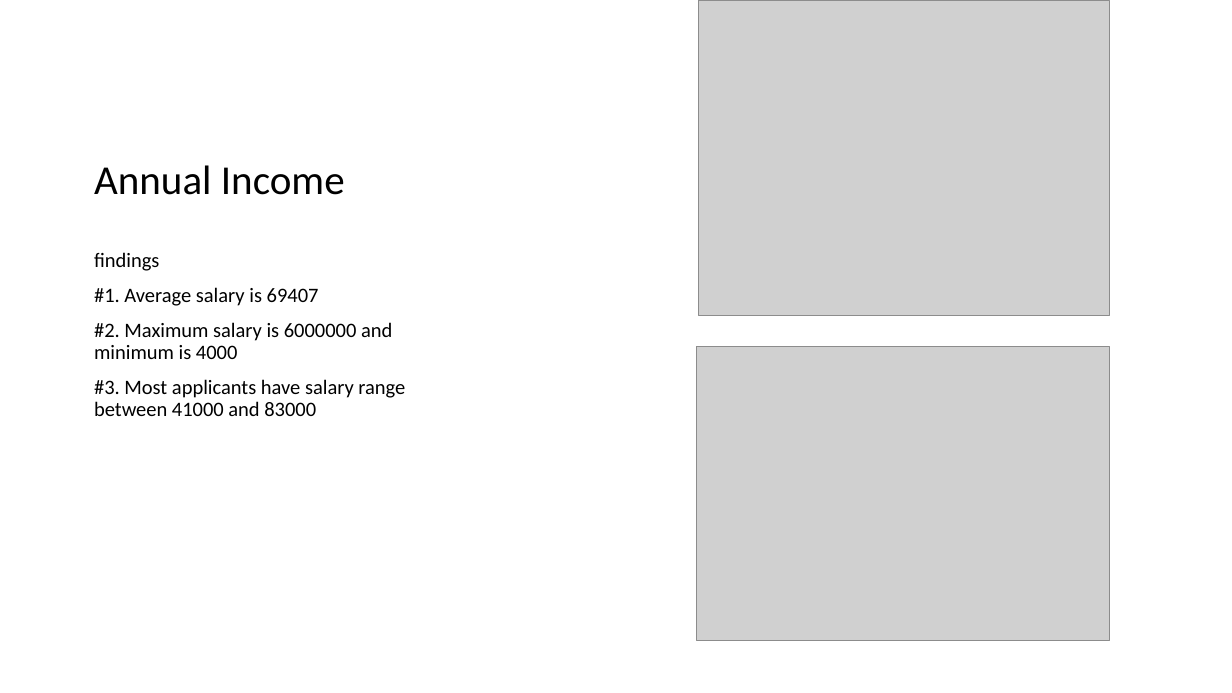
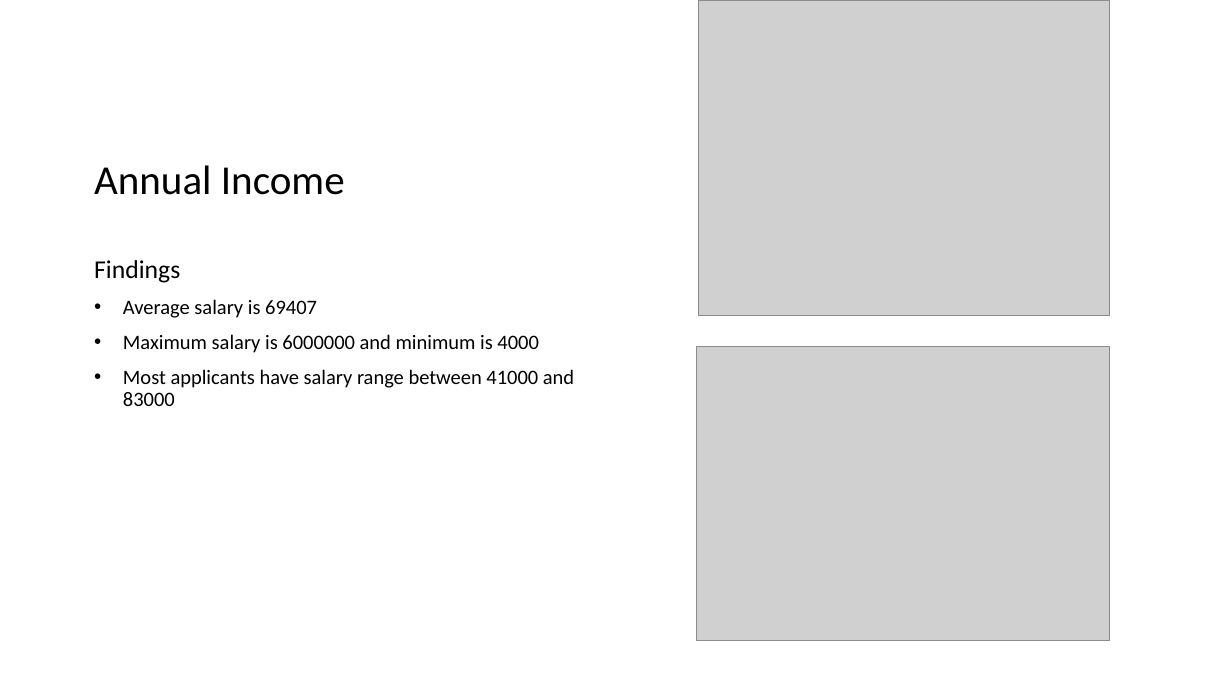
Before and after one commit to Jithendrian/MLProjects, a slide deck: slide 7 of Assignment_CaseStudy/LendingClubCaseStudy/Lending_Club_Case_Study.pptx. Drawn at 1232x693 pixels with LibreOffice and Linux fonts; fonts in the diff are those of the drawing; grey boxes stand for pictures. Boxes give left, top, right and bottom in pixels: in the first picture for what was removed or moved away, otherwise in the second. Text is boxed around its words. In the diff, an @@ line names an element or a change of style, - is before the commit and + after.

```diff
--- a/Assignment_CaseStudy/LendingClubCaseStudy/Lending_Club_Case_Study.pptx
+++ b/Assignment_CaseStudy/LendingClubCaseStudy/Lending_Club_Case_Study.pptx
@@ text at <box>94,260,574,406</box>: text changed @@
-findings
-#1. Average salary is 69407
-#2. Maximum salary is 6000000 and minimum is 4000
-#3. Most applicants have salary range between 41000 and 83000
+Findings
+• Average salary is 69407
+• Maximum salary is 6000000 and minimum is 4000
+• Most applicants have salary range between 41000 and 83000
```
Also in this commit, not shown: 17 other slides changed.
